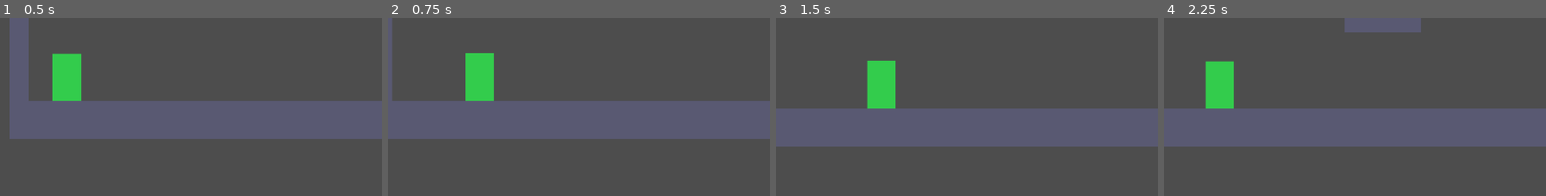
Above: before the commit, frames 1-4 (left to right).
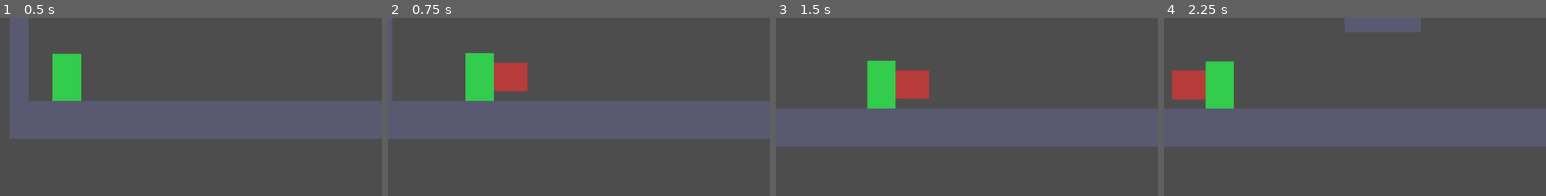
Above: after the commit, the same moments.

Repository: keithPHBC/ashtrail
Game: Godot game, scene res://scenes/level/test_level.tscn
Same seed, same stepped clock (60 frames per second), same inputs: the game is played once before the commit and once after it.
Inputs:
- Up to frame 1 (0.5 s): no input
- Up to frame 2 (0.75 s): tap Enter at 0.5 s; hold D (move_right) from 0.53 s (still down); tap J (attack) at 0.6 s
- Up to frame 3 (1.5 s): keep holding D (move_right); tap Space (jump) at 0.77 s; tap J (attack) at 1.35 s
- Up to frame 4 (2.25 s): tap Space (jump) at 1.52 s; release D (move_right) at 2.03 s; hold A (move_left) from 2.03 s (still down); tap J (attack) at 2.1 s
The pictures show only the part of the screen within x 41-91%, y 50-100%; the shares and areas given below are measured in that part.

Frame 1 is identical in both runs. In frame 2, 1.4% of the frame differs, in the area x 27-37%, y 25-42%; in frame 3, 1.4%; in frame 4, 1.5%, in the area x 2-11%, y 29-46%.

Commit message:
PLAYER-2: Player melee attack with hitbox visual (#9)
* PLAYER-2: Player melee attack with cooldown

AttackArea (Area2D) hitbox positioned in front of player based on
facing direction. Activates for 0.2s on attack press, then enters
0.35s cooldown. Calls take_damage() on overlapping bodies with
stats.attack_damage. Hitbox disabled when not attacking.

Co-Authored-By: Claude Opus 4.6 <noreply@anthropic.com>

* Add attack hitbox visual (red rectangle flash)

Shows a semi-transparent red rectangle during the attack window
so the hitbox position and timing are visible during development.
Hidden when not attacking.

Co-Authored-By: Claude Opus 4.6 <noreply@anthropic.com>

* Mark PLAYER-2 done, log playtest, update status

Co-Authored-By: Claude Opus 4.6 <noreply@anthropic.com>

---------

Co-authored-by: Claude Opus 4.6 <noreply@anthropic.com>

Diff:
--- a/scenes/player/player.gd
+++ b/scenes/player/player.gd
@@ -7,9 +7,18 @@
 const ACCELERATION: float = 0.2
 const FRICTION: float = 0.15
 const JUMP_CUT_MULTIPLIER: float = 0.4
+const ATTACK_DURATION: float = 0.2
+const ATTACK_COOLDOWN: float = 0.35
+
+var _facing_right: bool = true
+var _attack_timer: float = 0.0
+var _attack_cooldown_timer: float = 0.0
+
+@onready var attack_area: Area2D = $AttackArea
+@onready var attack_shape: CollisionShape2D = $AttackArea/AttackShape
+@onready var attack_sprite: Sprite2D = $AttackArea/AttackSprite
 
 func _ready() -> void:
-	# Create default stats (will be injectable later via .tres)
 	stats = StatsClass.new()
 	stats.reset()
 
@@ -18,6 +27,12 @@
 	img.fill(Color(0.2, 0.8, 0.3))
 	var tex := ImageTexture.create_from_image(img)
 	$Sprite2D.texture = tex
+
+	# Placeholder attack visual: red rectangle (hidden by default)
+	var atk_img := Image.create(28, 24, false, Image.FORMAT_RGBA8)
+	atk_img.fill(Color(0.9, 0.2, 0.2, 0.7))
+	attack_sprite.texture = ImageTexture.create_from_image(atk_img)
+	attack_sprite.visible = false
 
 func _physics_process(delta: float) -> void:
 	# Gravity
@@ -37,8 +52,35 @@
 	if Input.is_action_just_released("jump") and velocity.y < 0.0:
 		velocity.y *= JUMP_CUT_MULTIPLIER
 
-	# Flip sprite to face movement direction
+	# Facing direction
 	if input_dir != 0.0:
-		$Sprite2D.flip_h = input_dir < 0.0
+		_facing_right = input_dir > 0.0
+		$Sprite2D.flip_h = not _facing_right
+		attack_area.position.x = 26.0 if _facing_right else -26.0
+
+	# Attack
+	_attack_cooldown_timer = maxf(0.0, _attack_cooldown_timer - delta)
+	if _attack_timer > 0.0:
+		_attack_timer -= delta
+		if _attack_timer <= 0.0:
+			_end_attack()
+	if Input.is_action_just_pressed("attack") and _attack_cooldown_timer <= 0.0 and _attack_timer <= 0.0:
+		_start_attack()
 
 	move_and_slide()
+
+func _start_attack() -> void:
+	_attack_timer = ATTACK_DURATION
+	attack_shape.disabled = false
+	attack_sprite.visible = true
+	_hit_enemies()
+
+func _end_attack() -> void:
+	attack_shape.disabled = true
+	attack_sprite.visible = false
+	_attack_cooldown_timer = ATTACK_COOLDOWN
+
+func _hit_enemies() -> void:
+	for body in attack_area.get_overlapping_bodies():
+		if body.has_method("take_damage"):
+			body.take_damage(stats.attack_damage)
--- a/scenes/player/player.tscn
+++ b/scenes/player/player.tscn
@@ -1,9 +1,12 @@
-[gd_scene load_steps=3 format=3]
+[gd_scene load_steps=4 format=3]
 
 [ext_resource type="Script" path="res://scenes/player/player.gd" id="1_player"]
 
 [sub_resource type="RectangleShape2D" id="RectangleShape2D_col"]
 size = Vector2(24, 40)
+
+[sub_resource type="RectangleShape2D" id="RectangleShape2D_atk"]
+size = Vector2(28, 24)
 
 [node name="Player" type="CharacterBody2D"]
 script = ExtResource("1_player")
@@ -12,3 +15,13 @@
 
 [node name="CollisionShape2D" type="CollisionShape2D" parent="."]
 shape = SubResource("RectangleShape2D_col")
+
+[node name="AttackArea" type="Area2D" parent="."]
+position = Vector2(26, 0)
+monitorable = false
+
+[node name="AttackShape" type="CollisionShape2D" parent="AttackArea"]
+shape = SubResource("RectangleShape2D_atk")
+disabled = true
+
+[node name="AttackSprite" type="Sprite2D" parent="AttackArea"]
Not shown, changed: BACKLOG.md
Not shown, changed: GAME_DEV_PROCESS.md
Not shown, changed: PLAYTEST_LOG.md
